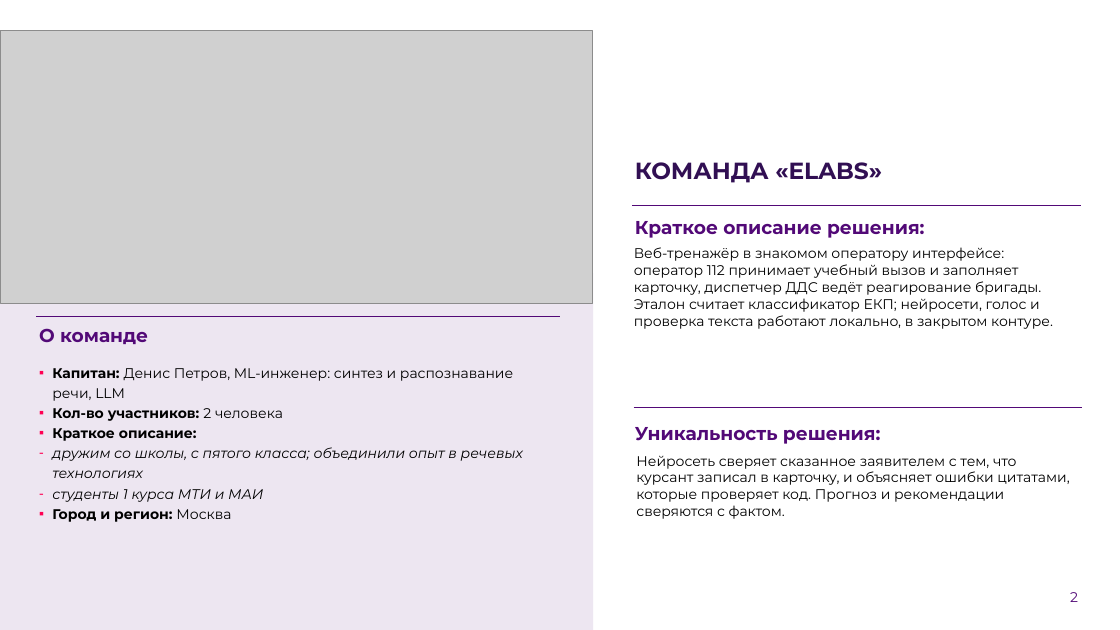
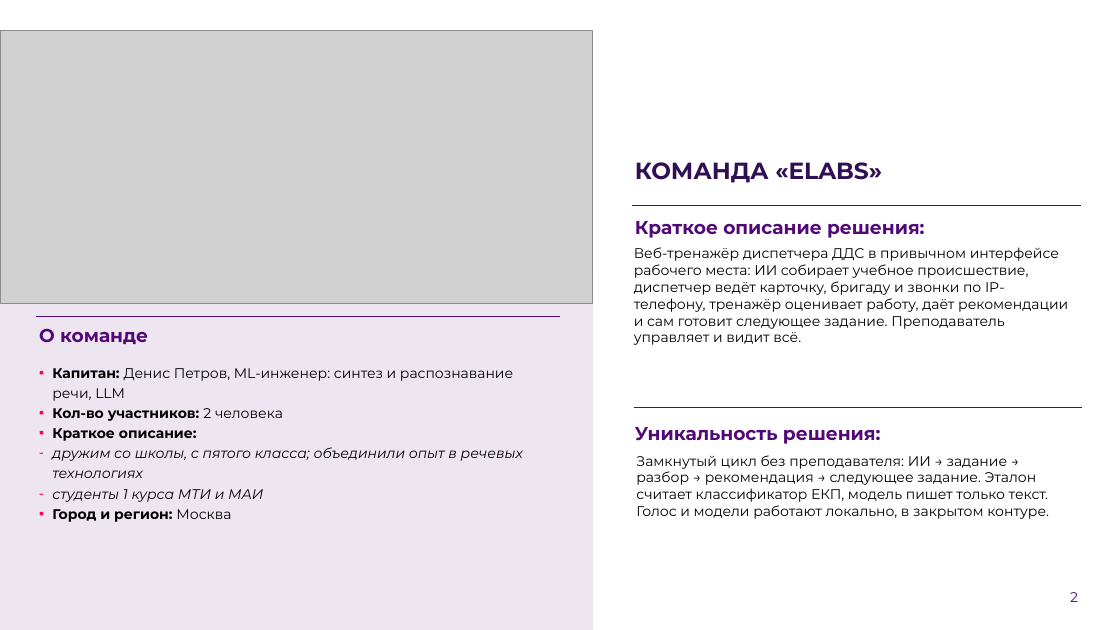
Before and after one commit to Den4ikAI/arm112-trainer_final, a slide deck: slide 2 of docs/презентация.pptx. Drawn at 1120x630 pixels with LibreOffice and Linux fonts; fonts in the diff are those of the drawing; grey boxes stand for pictures; background and template pictures are left out. Boxes give left, top, right and bottom in pixels: in the first picture for what was removed or moved away, otherwise in the second. Text is boxed around its words. In the diff, an @@ line names an element or a change of style, - is before the commit and + after.

Commit message:
Презентация финала: тренажёр диспетчера ДДС — 17 слайдов, обязательный блок шаблона

```diff
--- a/docs/презентация.pptx
+++ b/docs/презентация.pptx
@@ text at (634,247,1068,345): text changed @@
-Веб-тренажёр в знакомом оператору интерфейсе: оператор 112 принимает учебный вызов и заполняет карточку, диспетчер ДДС ведёт реагирование бригады. Эталон считает классификатор ЕКП; нейросети, голос и проверка текста работают локально, в закрытом контуре.
+Веб-тренажёр диспетчера ДДС в привычном интерфейсе рабочего места: ИИ собирает учебное происшествие, диспетчер ведёт карточку, бригаду и звонки по IP-телефону, тренажёр оценивает работу, даёт рекомендации и сам готовит следующее задание. Преподаватель управляет и видит всё.
@@ text at (636,455,1049,519): text changed @@
-Нейросеть сверяет сказанное заявителем с тем, что курсант записал в карточку, и объясняет ошибки цитатами, которые проверяет код. Прогноз и рекомендации сверяются с фактом.
+Замкнутый цикл без преподавателя: ИИ → задание → разбор → рекомендация → следующее задание. Эталон считает классификатор ЕКП, модель пишет только текст. Голос и модели работают локально, в закрытом контуре.
```
Also in this commit, not shown: 4 other slides changed, 11 slides added, 21 slides removed, 15 other files.
